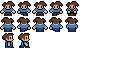
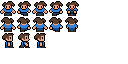
Before/after of a 128×64 layered artwork. What changed in the layer stack:
painted on "Background" over (12, 33, 46, 48)
